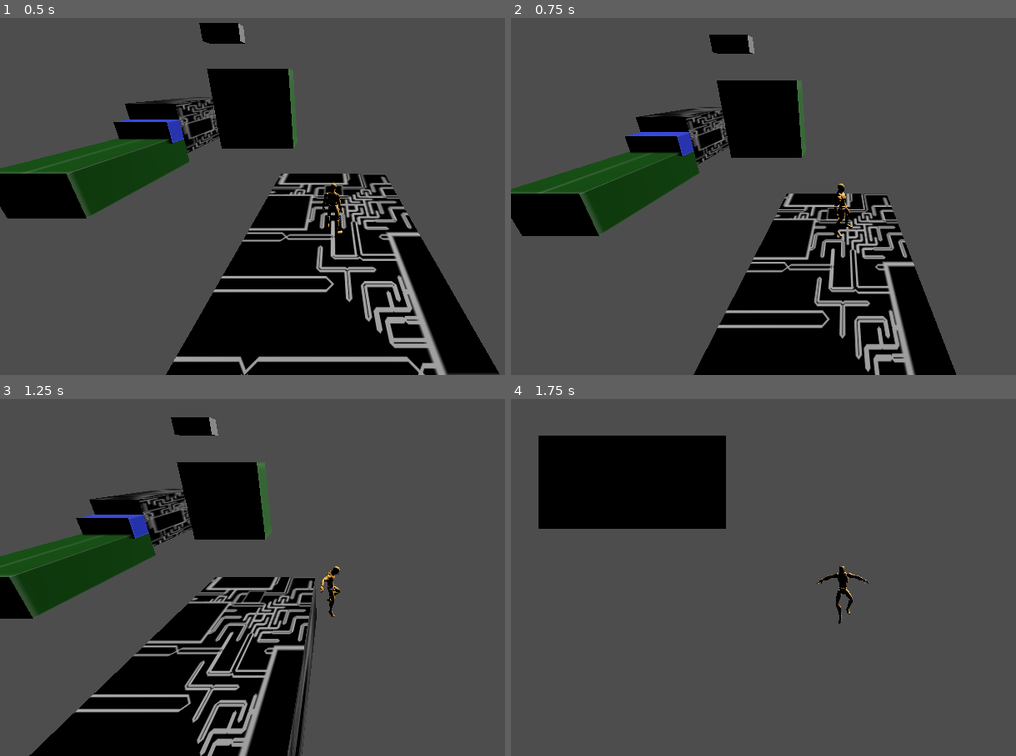
Above: before the commit, frames 1-4 (two rows, left to right).
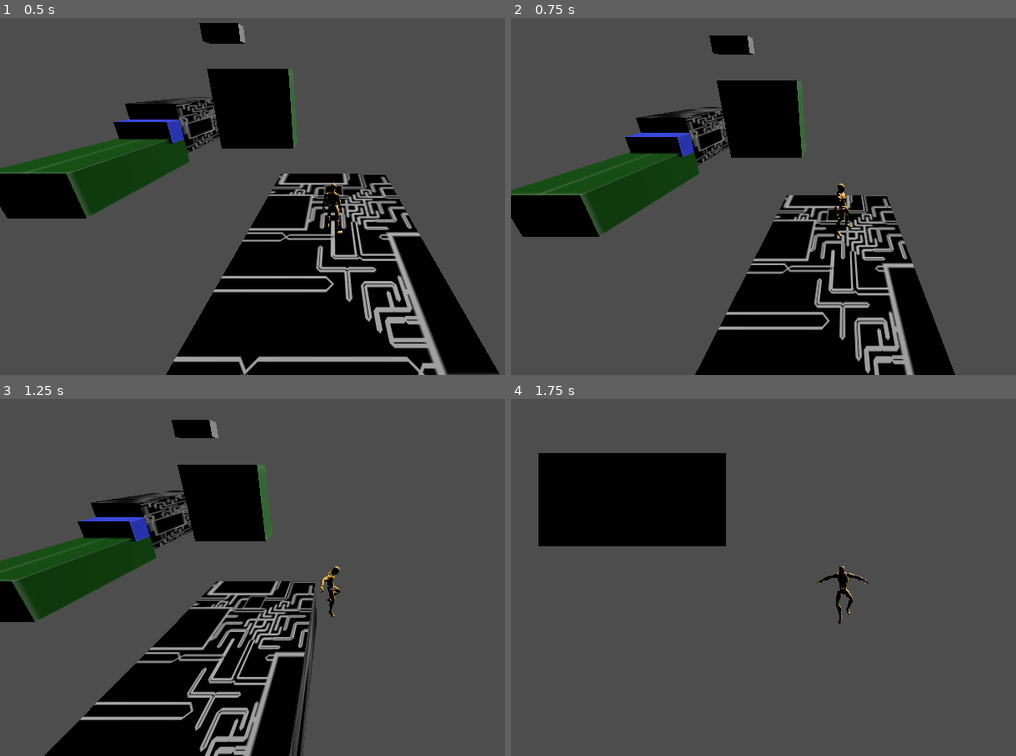
Above: after the commit, the same moments.

Repository: iriake/strata-project
Game: Godot game, scene res://scenes/levels/level_1.tscn
Two runs of this game, one before a commit and one after it. Both use one fixed random seed, a clock stepped at 60 frames per second and the inputs below.
Inputs:
- Up to frame 1 (0.5 s): no input
- Up to frame 2 (0.75 s): tap Enter at 0.5 s; hold D (move_right) from 0.53 s (still down); tap Space (jump) at 0.6 s
- Up to frame 3 (1.25 s): keep holding D (move_right); tap Space (jump) at 0.77, 1.07 s
- Up to frame 4 (1.75 s): release D (move_right) at 1.28 s; hold S (move_back) from 1.28 s (still down); tap Tab (change_dimension) at 1.35 s; tap Space (jump) at 1.52, 1.55 s

Frame 1 is identical in both runs. In frame 2, 4.9% of the frame differs, in the area x 0-89%, y 4-100%; in frame 3, 11%, in the area x 0-68%, y 5-100%; in frame 4, 3.6%.

Commit message:
Fix: TOP view half fixed

Diff:
--- a/scenes/player/player.gd
+++ b/scenes/player/player.gd
@@ -57,12 +57,12 @@
 
 
 func _physics_process(delta: float) -> void:
-	# 1. CAPTURA DE INPUT Y ORIENTACIÓN
+	# 1. INPUT Y DIRECCIÓN
 	var raw_input := Input.get_vector("move_left", "move_right", "move_front", "move_back")
-
 	var forward: Vector3
 	var right: Vector3
 
+	# Determinar ejes según la cámara (especial para TOP)
 	if abs(_camera.global_transform.basis.z.y) > 0.9:
 		forward = -_camera_pivot.global_basis.z
 		right = -_camera_pivot.global_basis.x
@@ -74,28 +74,28 @@
 	move_direction.y = 0.0
 	move_direction = move_direction.normalized()
 
-	# 2. GESTIÓN DE VELOCIDAD HORIZONTAL
+	# 2. VELOCIDAD HORIZONTAL
 	var y_velocity := velocity.y
 	velocity.y = 0.0
 	velocity = velocity.move_toward(move_direction * move_speed, acceleration * delta)
 
-	# 3. APLICACIÓN DE RESTRICCIONES 2D (CHANGE)
+	# 3. FÍSICA SEGÚN MODO
 	if is_2d_mode:
 		velocity *= _move_mask
+		velocity.y = y_velocity + _gravity * delta
 		_snap_to_lock_axis()
-
-	# 4. GRAVEDAD Y SALTO
-	velocity.y = y_velocity + _gravity * delta
-
+	else:
+		velocity.y = y_velocity + _gravity * delta
+
+	# 4. SALTO Y MOVIMIENTO
 	var is_starting_jump := Input.is_action_just_pressed("jump") and is_on_floor()
 	if is_starting_jump:
-		velocity.y += jump_impulse
+		velocity.y = jump_impulse
 
 	move_and_slide()
 
-	# 5. COSMÉTICA Y ANIMACIONES
+	# 5. ANIMACIONES
 	_handle_cosmetics(move_direction, delta, is_starting_jump)
-
 
 ## Cambia el estado del juego entre 3D y 2D, calculando los ejes de bloqueo según la cámara.
 func toggle_change() -> void:
@@ -111,42 +111,39 @@
 
 	if abs(basis_z.y) > 0.9:
 		_lock_axis = Vector3(0, 1, 0)
+		_locked_position_value = -0.5   # bloques se aplanan aquí
+		global_position.y = 0.5         # jugador queda encima de los bloques
 	elif abs(basis_z.z) > abs(basis_z.x):
 		_lock_axis = Vector3(0, 0, 1)
+		_locked_position_value = 0.0
 	else:
 		_lock_axis = Vector3(1, 0, 0)
-
-	_locked_position_value = 0.0
+		_locked_position_value = 0.0
 
 	_move_mask = Vector3.ONE - _lock_axis
 
-	#Teletransportar al jugador al plano 0 del eje bloqueado antes de aplastar
-	if _lock_axis.x > 0: global_position.x = 0
-	elif _lock_axis.y > 0: global_position.y = 0
-	elif _lock_axis.z > 0: global_position.z = 0
-
-	# Aplastar geometría
+	if _lock_axis.x > 0: global_position.x = _locked_position_value
+	elif _lock_axis.z > 0: global_position.z = _locked_position_value
+	# No tocamos Y aquí para TOP porque ya lo seteamos arriba
+
 	_project_world()
-
 	_camera_pivot.force_2d_angle(true)
 	_set_camera_projection(true)
 
 func _project_world() -> void:
 	var objects = get_tree().get_nodes_in_group("change_geometry")
+	_original_positions.clear()
 
 	for obj in objects:
 		_original_positions[obj] = obj.global_position
-
 		var pos = obj.global_position
 
 		if _lock_axis.x > 0:
-			pos.x = 0
-
+			pos.x = _locked_position_value
+		elif _lock_axis.z > 0:
+			pos.z = _locked_position_value
 		elif _lock_axis.y > 0:
-			pos.y = 0
-
-		elif _lock_axis.z > 0:
-			pos.z = 0
+			pos.y = _locked_position_value  # ← aplasta en Y para vista TOP
 
 		obj.global_position = pos
 
@@ -221,9 +218,12 @@
 
 ## Asegura que el personaje no se desplace fuera del eje bloqueado durante el modo 2D.
 func _snap_to_lock_axis() -> void:
-	if _lock_axis.x > 0: global_position.x = _locked_position_value
-	elif _lock_axis.y > 0: global_position.y = _locked_position_value
-	elif _lock_axis.z > 0: global_position.z = _locked_position_value
+	if _lock_axis.x > 0:
+		global_position.x = _locked_position_value
+	elif _lock_axis.z > 0:
+		global_position.z = _locked_position_value
+	elif _lock_axis.y > 0:
+		global_position.y = 2 # jugador siempre encima de los bloques aplanados
 
 
 ## Cambia el modo de proyección de la cámara (Perspectiva ↔ Ortográfica).
